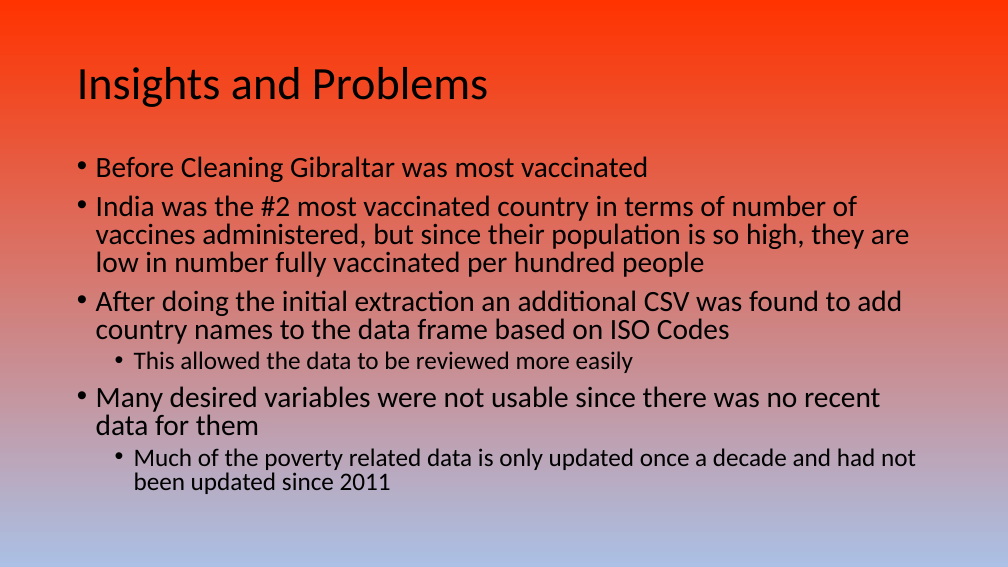
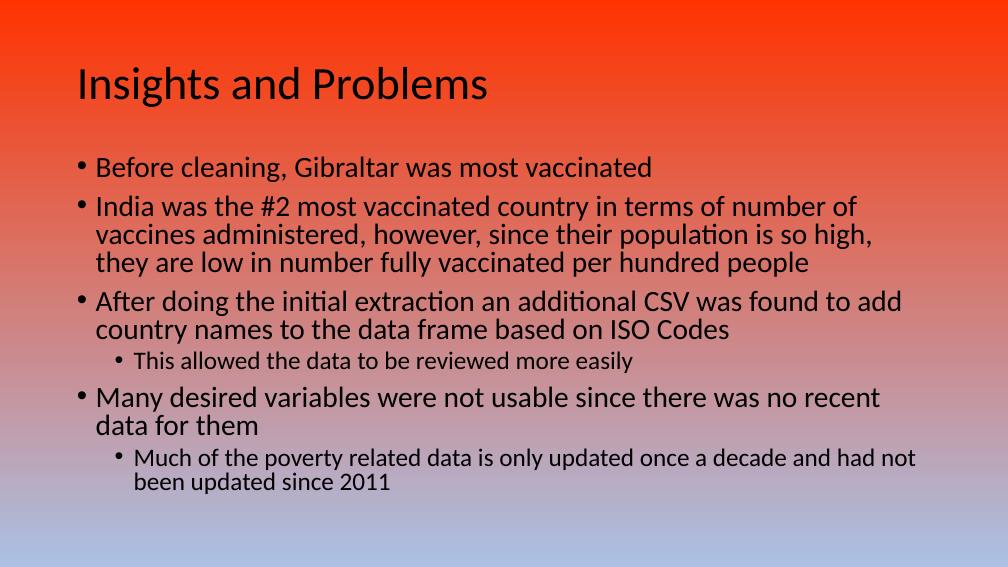
Before and after one commit to AJB-hub/Covid19_Vaccination_Progress, a slide deck: slide 7 of Covid 19 Presentation.pptx. Drawn at 1008x567 pixels with LibreOffice and Linux fonts; fonts in the diff are those of the drawing. Boxes give left, top, right and bottom in pixels: in the first picture for what was removed or moved away, otherwise in the second. Text is boxed around its words. In the diff, an @@ line names an element or a change of style, - is before the commit and + after.

```diff
--- a/Covid 19 Presentation.pptx
+++ b/Covid 19 Presentation.pptx
@@ text at bbox=[96, 156, 873, 277]: text changed @@
-• Before Cleaning Gibraltar was most vaccinated
-• India was the #2 most vaccinated country in terms of number of vaccines administered, but since their population is so high, they are low in number fully vaccinated per hundred people
+• Before cleaning, Gibraltar was most vaccinated
+• India was the #2 most vaccinated country in terms of number of vaccines administered, however, since their population is so high, they are low in number fully vaccinated per hundred people
```
Also in this commit, not shown: 2 other slides changed, 2 other files.
